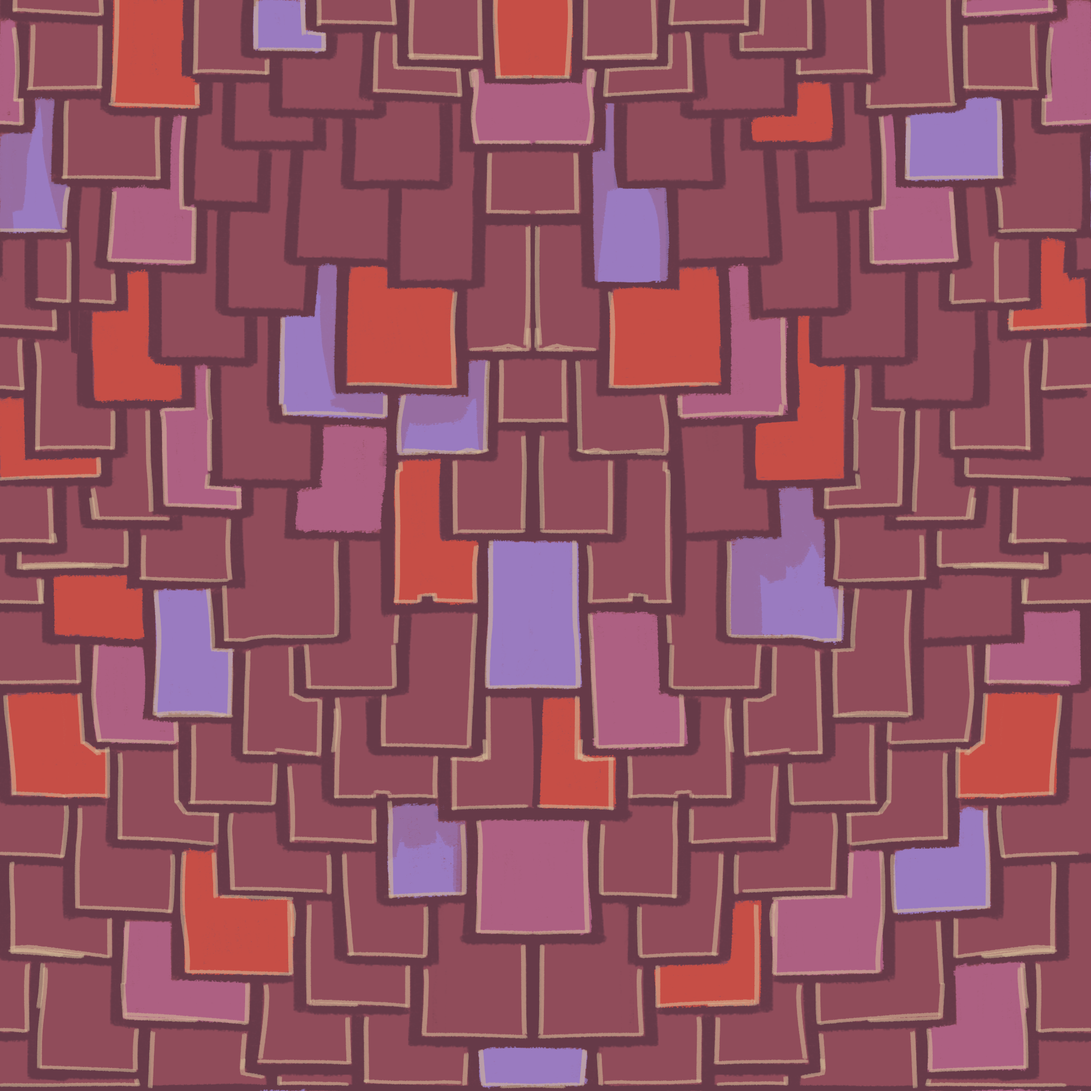
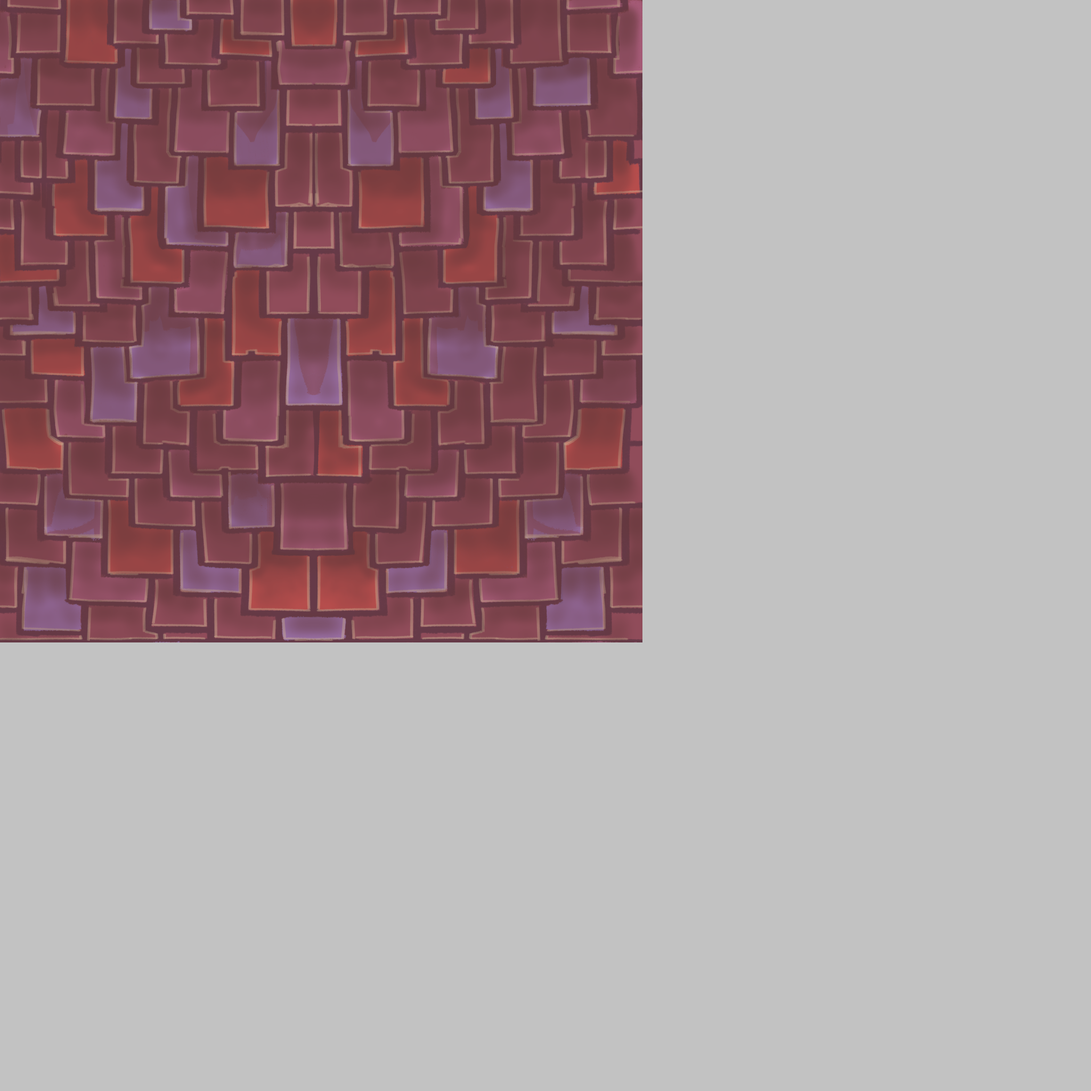
Layered file, before and after one edit (1091 x 1091). Changes by layer:
added group "Telha" with 5 layers over <box>0,0,1091,1091</box>
added layer "Pintar camada 3" (77%) in group "Telha" over <box>0,0,1091,1091</box>
"Pintar camada 2": opacity 100% → 75%, moved it into group "Telha", painted on it over <box>0,0,1091,1091</box>
"Pintar camada 1": opacity 100% → 70%, moved it into group "Telha", painted on it over <box>0,0,1091,1091</box>
moved "Pintar camada 1 Mescladas" into group "Telha", painted on it over <box>0,0,1091,1091</box>
